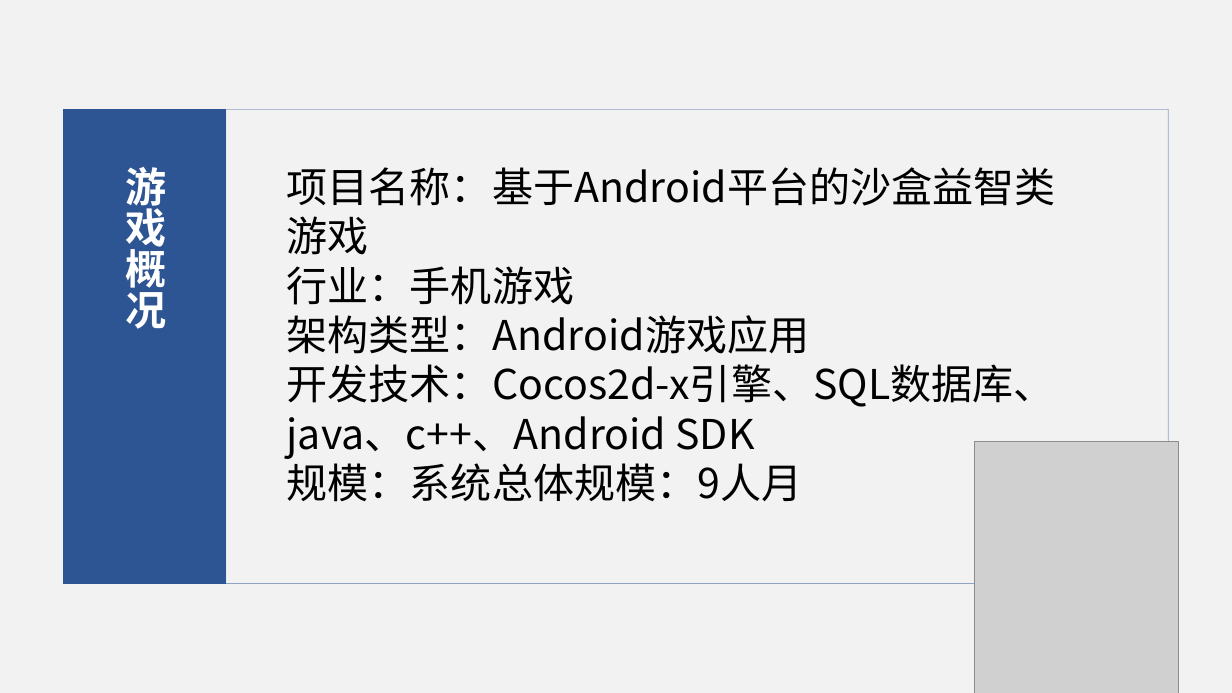
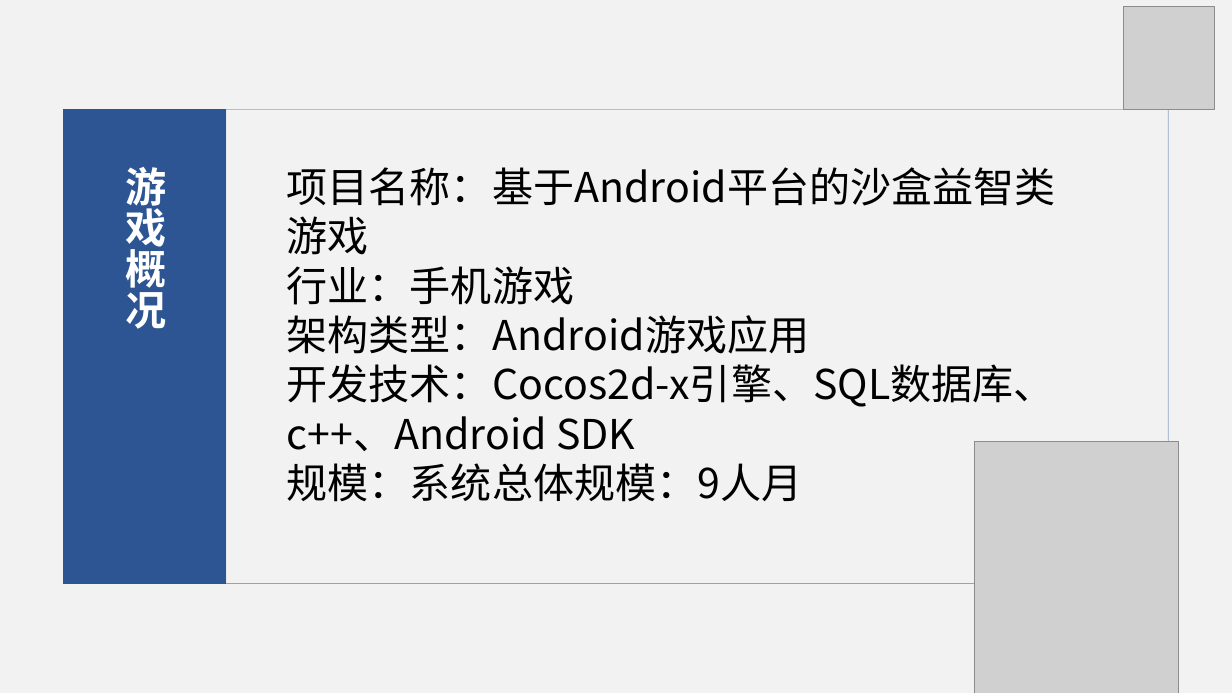
Before and after one commit to SoftwareEngineering-G02/-, a slide deck: slide 9 of 项目计划(第一次答辩)/SE2018春-G02-项目介绍(1).pptx. Drawn at 1232x693 pixels with LibreOffice and Linux fonts; fonts in the diff are those of the drawing; grey boxes stand for pictures. Boxes give left, top, right and bottom in pixels: in the first picture for what was removed or moved away, otherwise in the second. Text is boxed around its words. In the diff, an @@ line names an element or a change of style, - is before the commit and + after.

```diff
--- a/项目计划(第一次答辩)/SE2018春-G02-项目介绍(1).pptx
+++ b/项目计划(第一次答辩)/SE2018春-G02-项目介绍(1).pptx
@@ picture added at [1124,6,1215,109] @@
@@ text at [287,364,1055,451]: text changed @@
-开发技术：Cocos2d-x引擎、SQL数据库、java、c++、Android SDK
+开发技术：Cocos2d-x引擎、SQL数据库、c++、Android SDK
```
Also in this commit, not shown: 24 other slides changed, 3 other files.
